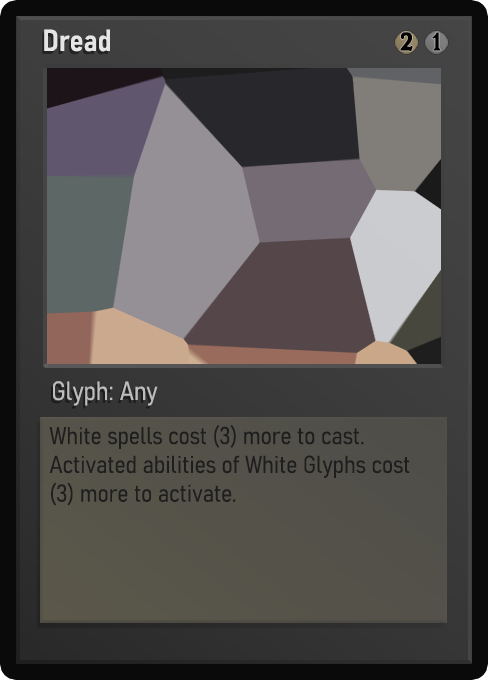
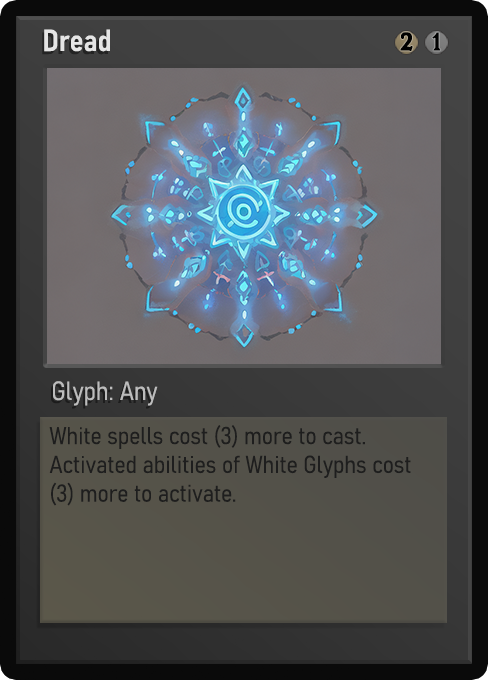
Layer changes from the first 488×680 image to the second:
painted on "Name" over [left=44, top=30, right=103, bottom=52]
painted on "Class" over [left=53, top=383, right=152, bottom=406]
painted on "Desc_norm" over [left=57, top=425, right=411, bottom=503]
painted on "Artwork" over [left=47, top=68, right=441, bottom=364]
